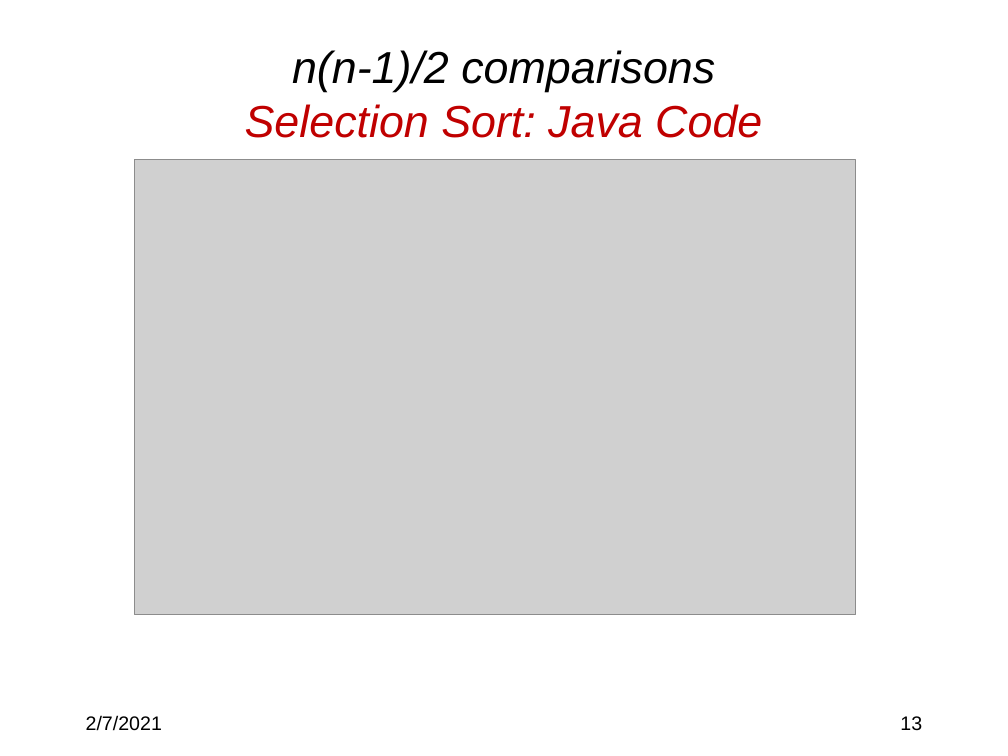
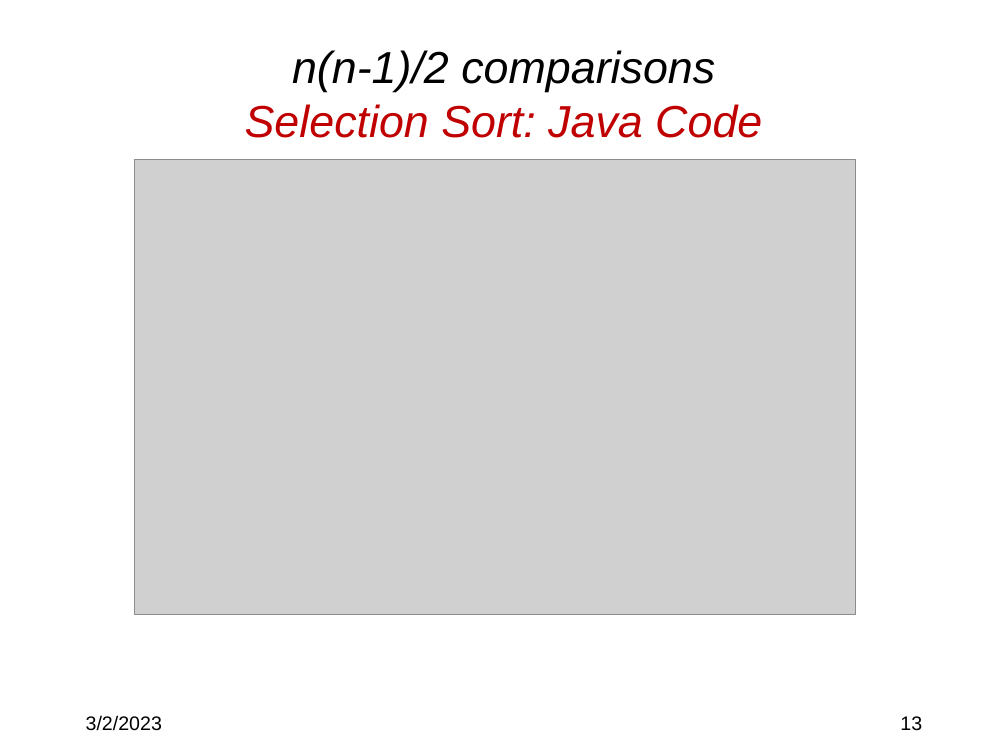
Before and after one commit to anhtran2204/personal_learning_stuff, a slide deck: slide 13 of UTD-CS-Projects/UTD-2nd-Year/Java/CS 3345/Sorting Algorithms/Sorting Algorithms.pptx. Drawn at 1008x756 pixels with LibreOffice and Linux fonts; fonts in the diff are those of the drawing; grey boxes stand for pictures. Boxes give left, top, right and bottom in pixels: in the first picture for what was removed or moved away, otherwise in the second. Text is boxed around its words. In the diff, an @@ line names an element or a change of style, - is before the commit and + after.

```diff
--- a/UTD-CS-Projects/UTD-2nd-Year/Java/CS 3345/Sorting Algorithms/Sorting Algorithms.pptx
+++ b/UTD-CS-Projects/UTD-2nd-Year/Java/CS 3345/Sorting Algorithms/Sorting Algorithms.pptx
@@ text at (86, 715, 162, 731): text changed @@
-2/7/2021
+3/2/2023
```
Also in this commit, not shown: 74 other slides changed, 12 other files.
